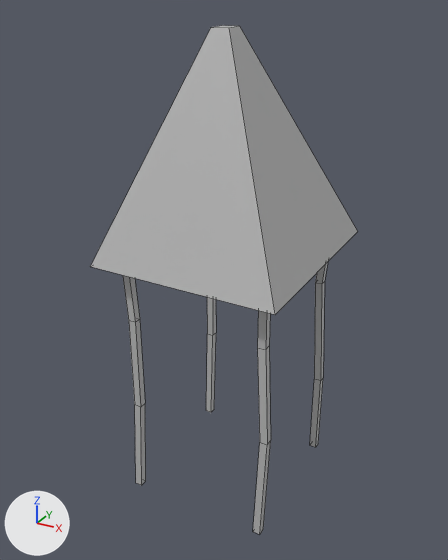
The FBX model BearPrototypes/Assets/Objects/Hut.fbx, before and after one commit.
Rendered twice from a 50 mm camera at (7.64, -14.12, 9.61) aimed at (-0.15, 0.04, 2.53). Lighting does not change. The marker at lower left points along +X, +Y and +Z. Mesh edges are drawn as thin lines. Where no turn or scale is listed for an object, it has been applied to the vertices.

The older version as bpy lines, for what is in view:
```python
me_mesh = bpy.data.meshes.new('Mesh')
me_mesh.from_pydata(...)  # 64 vertices, 56 faces; spans x -4.42..0.03, y 0.22..4.8, z -4.06..3.93
me_mesh.materials.append(mat_lambert1)  # grey #bcbcbc
me_mesh_001 = bpy.data.meshes.new('Mesh.001')
me_mesh_001.from_pydata([(-2.8, -2.5, -2.32), (2.63, -2.64, -2.36), (-0.23, -0.46, 3.53), (0.26, -0.48, 3.52), (-0.22, 0.02, 3.56), (0.27, 0.01, 3.56), (-2.65, 2.92, -1.97), (2.77, 2.78, -2.02)], [], [(0, 1, 3, 2), (2, 3, 5, 4), (4, 5, 7, 6), (1, 7, 5, 3), (6, 0, 2, 4)])
me_mesh_001.materials.append(mat_lambert1)  # grey #bcbcbc
ob_pcube2 = bpy.data.objects.new('pCube2', me_mesh_001)
ob_pcube2.location = (0.01, 0.0, 5.65)
ob_pcube3 = bpy.data.objects.new('pCube3', me_mesh)
ob_pcube3.location = (2.25, -2.25, 0.0)
```
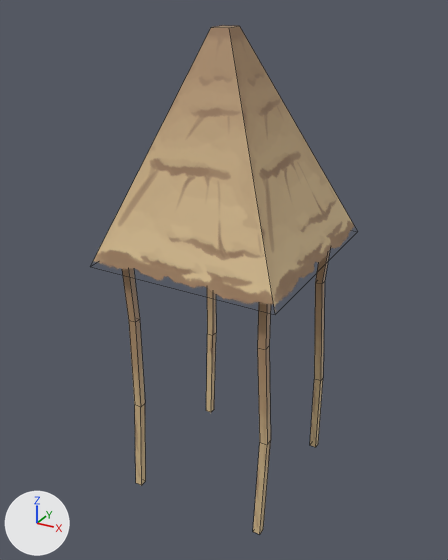
Pixel boxes [x1, y1, x2, y2] of what changed, in the pictures (448 x 560 px):
'pCube2', recoloured, surface changed (grey to beige)
    both: [90, 25, 358, 315]
'pCube3', reshaped
    before: [123, 262, 328, 534]
    after: [122, 251, 330, 534]
part 1 of me_mesh_001, surface changed (grey to beige)
    before: [90, 25, 358, 315]
    after: [93, 25, 354, 309]

Diff of the bpy script that builds the scene:
```diff
--- a/BearPrototypes/Assets/Objects/Hut.fbx.py
+++ b/BearPrototypes/Assets/Objects/Hut.fbx.py
@@ img_misc_png @@
+img_misc_png = load_image('Misc.png', '../../../GameModels/Misc.png', 1080, 1080, 'sRGB')
@@ mat_misc @@
+mat_misc = principled_material('Misc')
+mat_misc.texture = img_misc_png  # with its transparency
@@ me_mesh @@
 # used by ob_pcube3; location = (2.25, -2.25, 0.0)
-me_mesh.from_pydata(...)  # 64 vertices, 56 faces; spans x -4.42..0.03, y 0.22..4.8, z -4.06..3.93
+me_mesh.from_pydata(...)  # 64 vertices, 48 faces; spans x -4.42..0.03, y 0.22..4.8, z -4.06..3.93
+# me_mesh part 2: 48 faces spanning x -4.42..0.03, y 0.22..4.8, z -4.06..3.93 switch from mat_lambert1 (grey #bcbcbc) to mat_misc (picture img_misc_png)
@@ me_mesh_001 @@
 me_mesh_001.from_pydata(...)  # 8 vertices, 5 faces; spans x -2.8..2.77, y -2.64..2.92, z -2.36..3.56
 # used by ob_pcube2; location = (0.01, 0.0, 5.65)
-me_mesh_001.materials.append(mat_lambert1)  # grey #bcbcbc
+# me_mesh_001 part 1: texture (UV) coordinates of 5 of 5 faces, centred in x -1.48..1.48, y -1.52..1.43, z 0.59..3.54, changed; they spanned u 0.12..0.88, v 0.0..0.75 and now span u 0.07..0.34, v 0.01..0.29
+me_mesh_001.materials.append(mat_misc)  # picture img_misc_png
```
